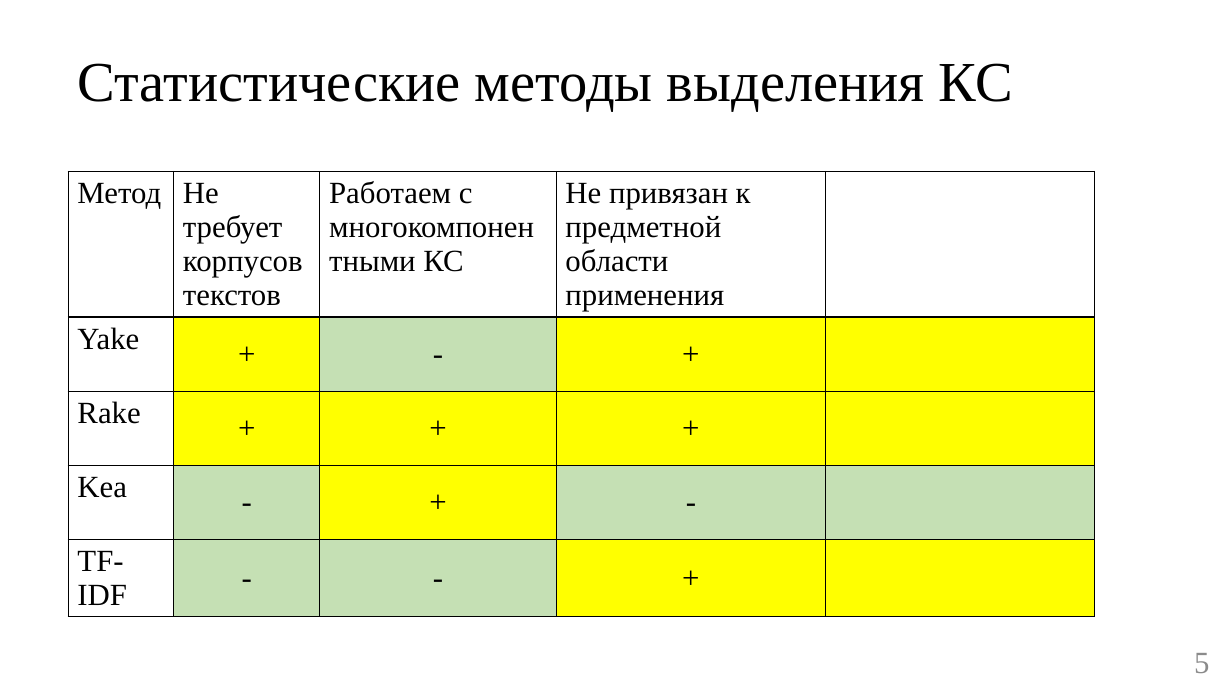
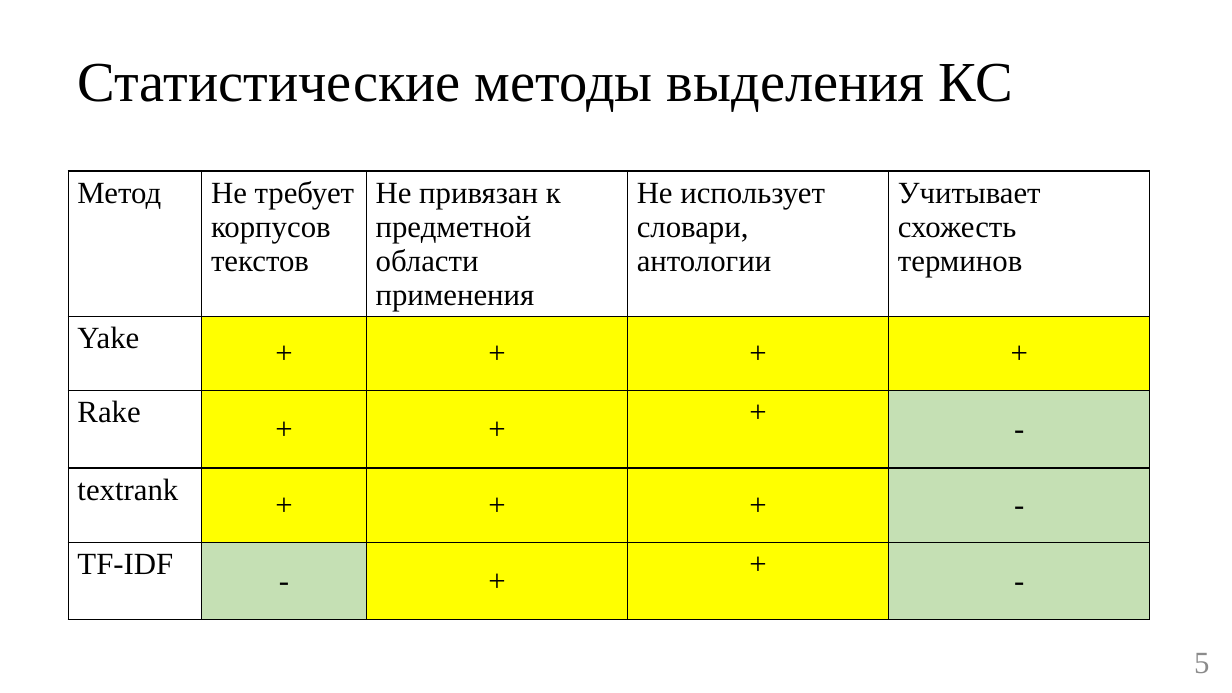
Before and after one commit to BroBezzubik/Diplome2021, a slide deck: slide 5 of Защита/Презентация_кор.pptx. Drawn at 1232x693 pixels with LibreOffice and Linux fonts; fonts in the diff are those of the drawing. Boxes give left, top, right and bottom in pixels: in the first picture for what was removed or moved away, otherwise in the second. Text is boxed around its words. In the diff, an @@ line names an element or a change of style, - is before the commit and + after.

```diff
--- a/Защита/Презентация_кор.pptx
+++ b/Защита/Презентация_кор.pptx
@@ table at [68, 171, 1152, 642] @@
-row 1: Метод | Не требует корпусов текстов | Работаем с многокомпонентными КС | Не привязан к предметной области применения | 
+row 1: Метод | Не требует корпусов текстов | Не привязан к предметной области применения | Не использует словари, антологии | Учитывает схожесть терминов
-row 2, column 3: -
+row 2, column 3: +
-row 2, column 5: 
+row 2, column 5: +
-row 3, column 5: 
+row 3, column 5: -
-row 4: Kea | - | + | - | 
+row 4: textrank | + | + | + | -
-row 5, column 3: -
+row 5, column 3: +
-row 5, column 5: 
+row 5, column 5: -
@@ fill #C5E0B4 to #FFFF00 in 4 cells @@
@@ fill #FFFF00 to #C5E0B4 in 2 cells @@
@@ table: place and size @@
-table at [68, 172, 1094, 635]
+table at [68, 171, 1152, 642]
```
Also in this commit, not shown: 8 other slides changed, 8 other files.
